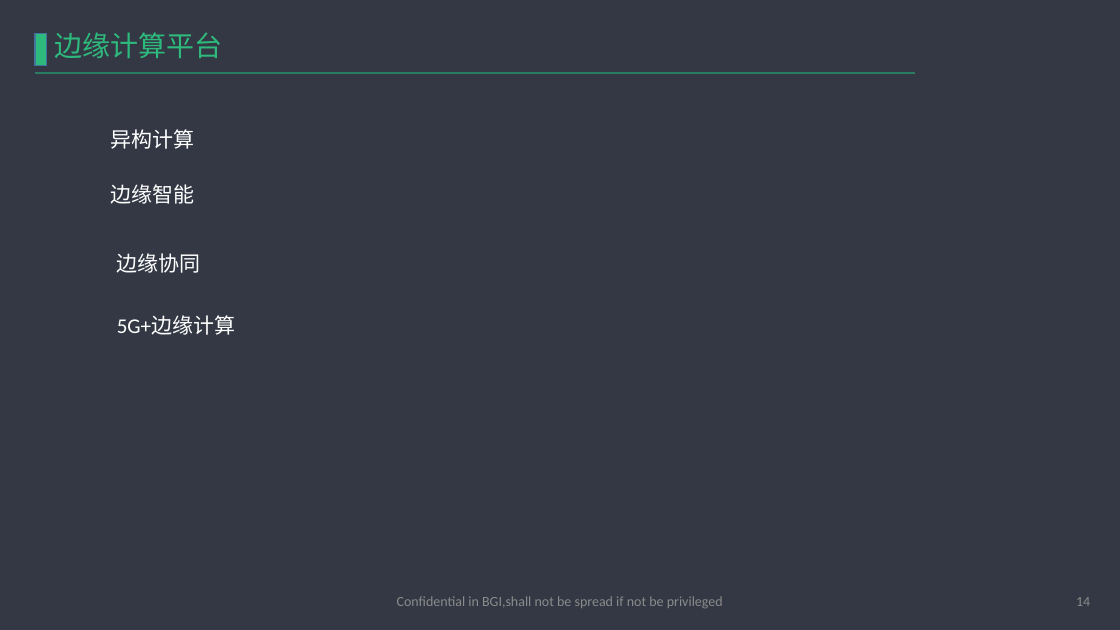
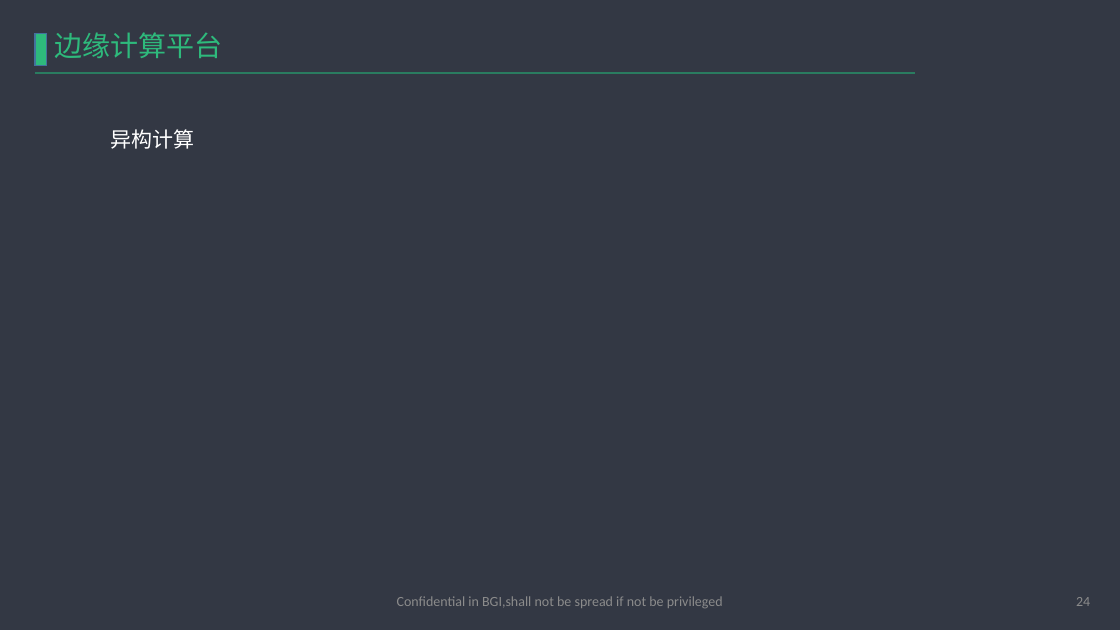
Before and after one commit to haobolicpp/EdgeComputing, a slide deck: slide 24 of 边缘计算.pptx (slide 14 before the commit). Drawn at 1120x630 pixels with LibreOffice and Linux fonts; fonts in the diff are those of the drawing; background and template pictures are left out. Boxes give left, top, right and bottom in pixels: in the first picture for what was removed or moved away, otherwise in the second. Text is boxed around its words. In the diff, an @@ line names an element or a change of style, - is before the commit and + after.

```diff
--- a/边缘计算.pptx
+++ b/边缘计算.pptx
@@ text removed at (x1=111, y1=184, x2=195, y2=204) @@
-边缘智能
@@ text removed at (x1=117, y1=253, x2=201, y2=273) @@
-边缘协同
@@ text removed at (x1=117, y1=316, x2=235, y2=335) @@
-5G+边缘计算
@@ page number at (x1=1076, y1=597, x2=1090, y2=606): text changed @@
-14
+24
```
Also in this commit, not shown: 6 other slides changed, 10 slides added, 3 other files.
